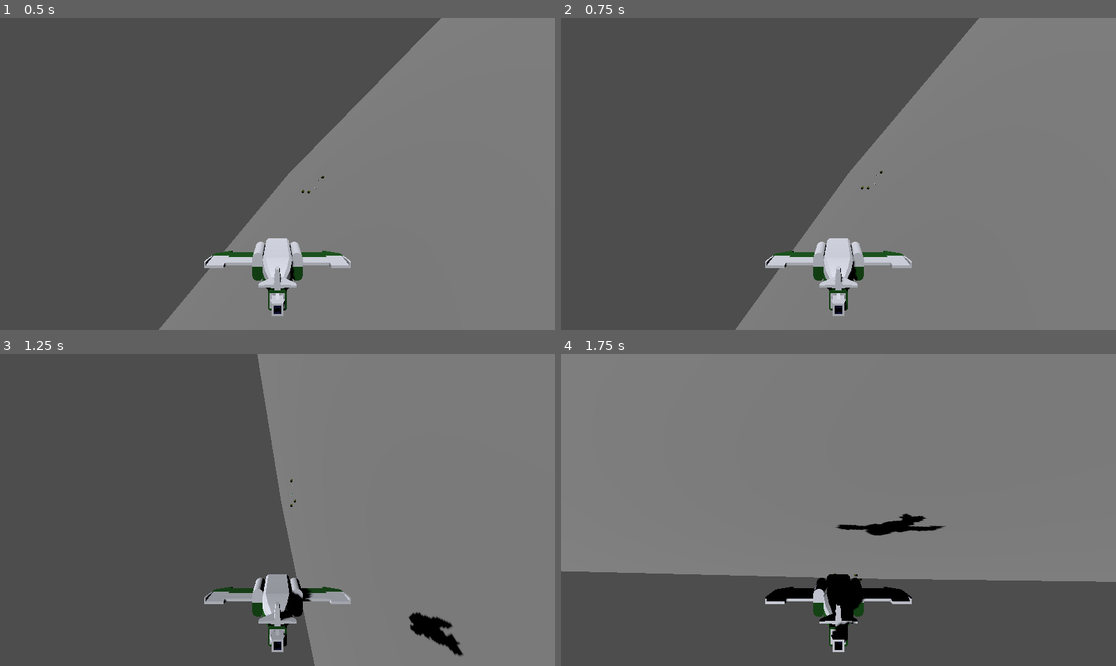
Above: before the commit, frames 1-4 (two rows, left to right).
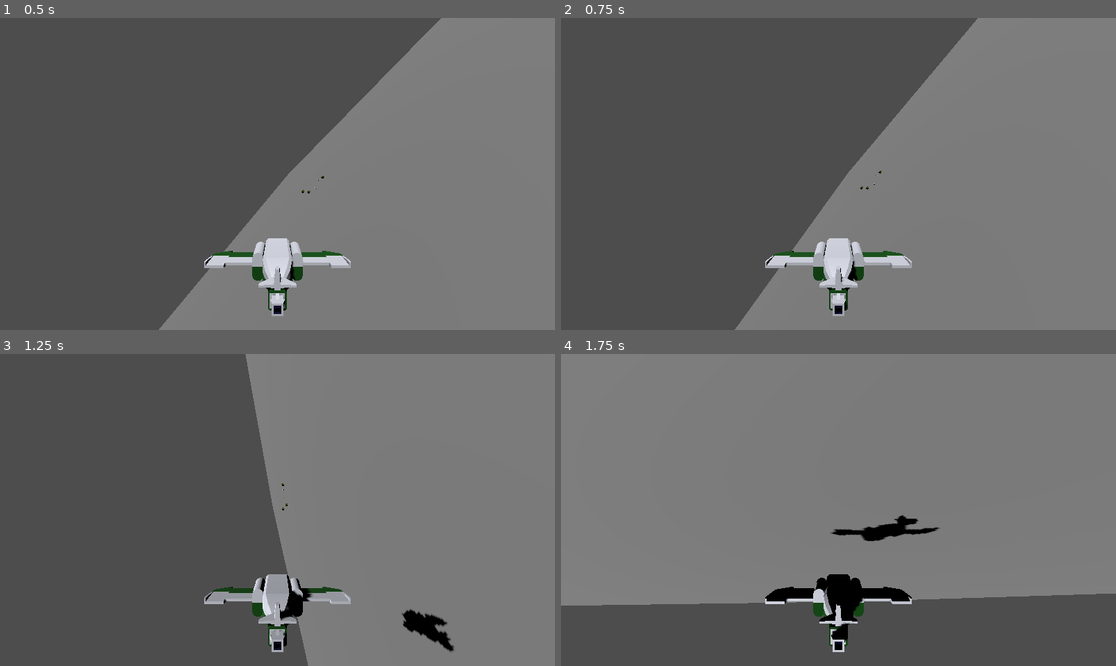
Above: after the commit, the same moments.

Repository: kevinlights/ChocoDriver
Game: Godot game, scene res://run/levels/infinite_level.tscn
Same seed, same stepped clock (60 frames per second), same inputs: the game is played once before the commit and once after it.
Inputs:
- Up to frame 1 (0.5 s): no input
- Up to frame 2 (0.75 s): hold Right (move_right) from 0.53 s (still down)
- Up to frame 3 (1.25 s): keep holding Right (move_right); tap Space (jump) at 0.77 s
- Up to frame 4 (1.75 s): release Right (move_right) at 1.28 s; hold Down (move_back) from 1.28 s (still down); tap Space (jump) at 1.52 s

Frame 1 is identical in both runs. In frame 2, 0.1% of the frame differs, in the area x 31-76%, y 0-100%; in frame 3, 1.9%; in frame 4, 6.8%, in the area x 0-100%, y 51-94%.

Commit message:
:wrench: Add a flat bottom shape for plane

Diff:
--- a/first3d/component/entity/plane/tiny_plane.tscn
+++ b/first3d/component/entity/plane/tiny_plane.tscn
@@ -1,13 +1,17 @@
-[gd_scene load_steps=5 format=3 uid="uid://dao17ylietgyl"]
+[gd_scene load_steps=6 format=3 uid="uid://dao17ylietgyl"]
 
 [ext_resource type="Script" path="res://component/entity/plane/tiny_plane.gd" id="1_q8t3a"]
 [ext_resource type="PackedScene" uid="uid://bnopi1rerk2hw" path="res://component/entity/plane/TinyPlane.glb" id="1_umuah"]
 
 [sub_resource type="CapsuleShape3D" id="CapsuleShape3D_m4n1f"]
+radius = 0.38
 height = 4.37708
 
 [sub_resource type="BoxShape3D" id="BoxShape3D_w478f"]
 size = Vector3(5.20238, 0.197845, 1)
+
+[sub_resource type="BoxShape3D" id="BoxShape3D_stelr"]
+size = Vector3(1, 0.39856, 3.06068)
 
 [node name="TinyPlane" type="RigidBody3D"]
 collision_layer = 8
@@ -18,9 +22,13 @@
 [node name="TinyPlane" parent="." instance=ExtResource("1_umuah")]
 
 [node name="Core" type="CollisionShape3D" parent="."]
-transform = Transform3D(1, 0, 0, 0, -4.37114e-08, -1, 0, 1, -4.37114e-08, 0, 0.497537, 1.18529)
+transform = Transform3D(1, 0, 0, 0, -4.37114e-08, -1, 0, 1, -4.37114e-08, 0, 0.613223, 1.23028)
 shape = SubResource("CapsuleShape3D_m4n1f")
 
 [node name="Wings" type="CollisionShape3D" parent="."]
 transform = Transform3D(1, 0, 0, 0, 1, 0, 0, 0, 1, 0, 0.599034, 0.693509)
 shape = SubResource("BoxShape3D_w478f")
+
+[node name="Bottom" type="CollisionShape3D" parent="."]
+transform = Transform3D(1, 0, 0, 0, 1, 0, 0, 0, 1, 0, 0.192811, 0.0385618)
+shape = SubResource("BoxShape3D_stelr")
